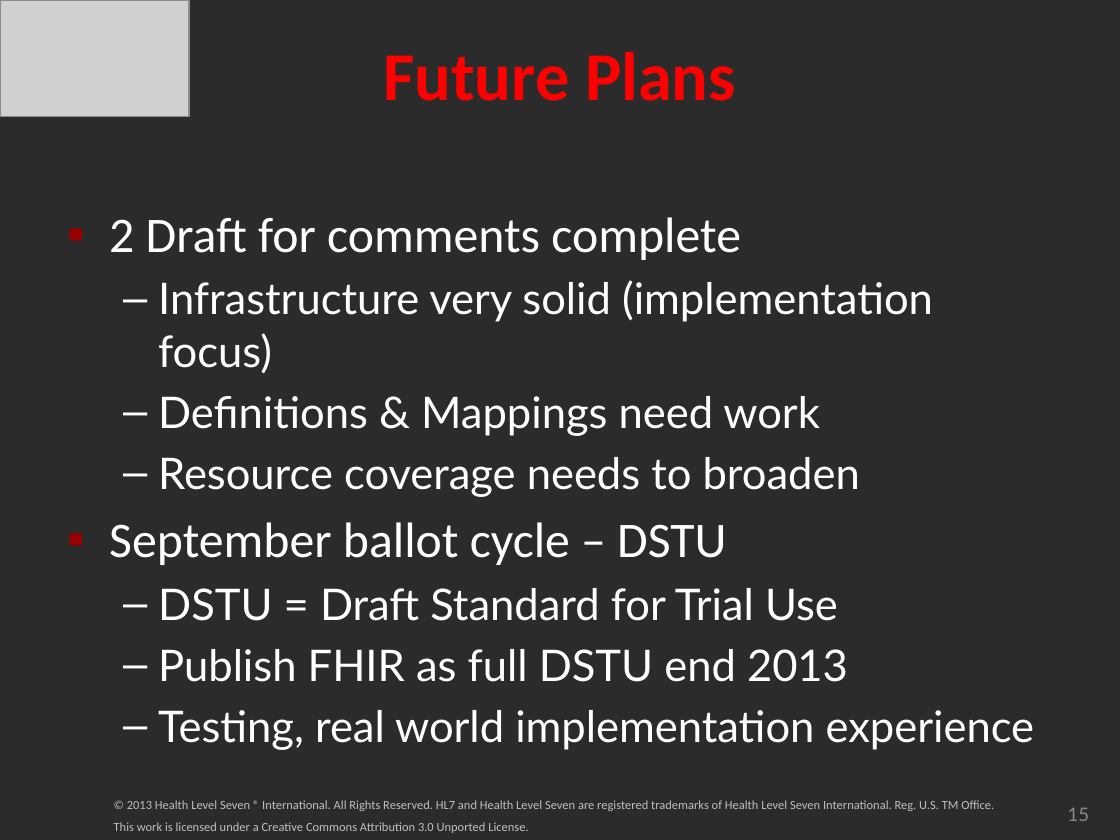
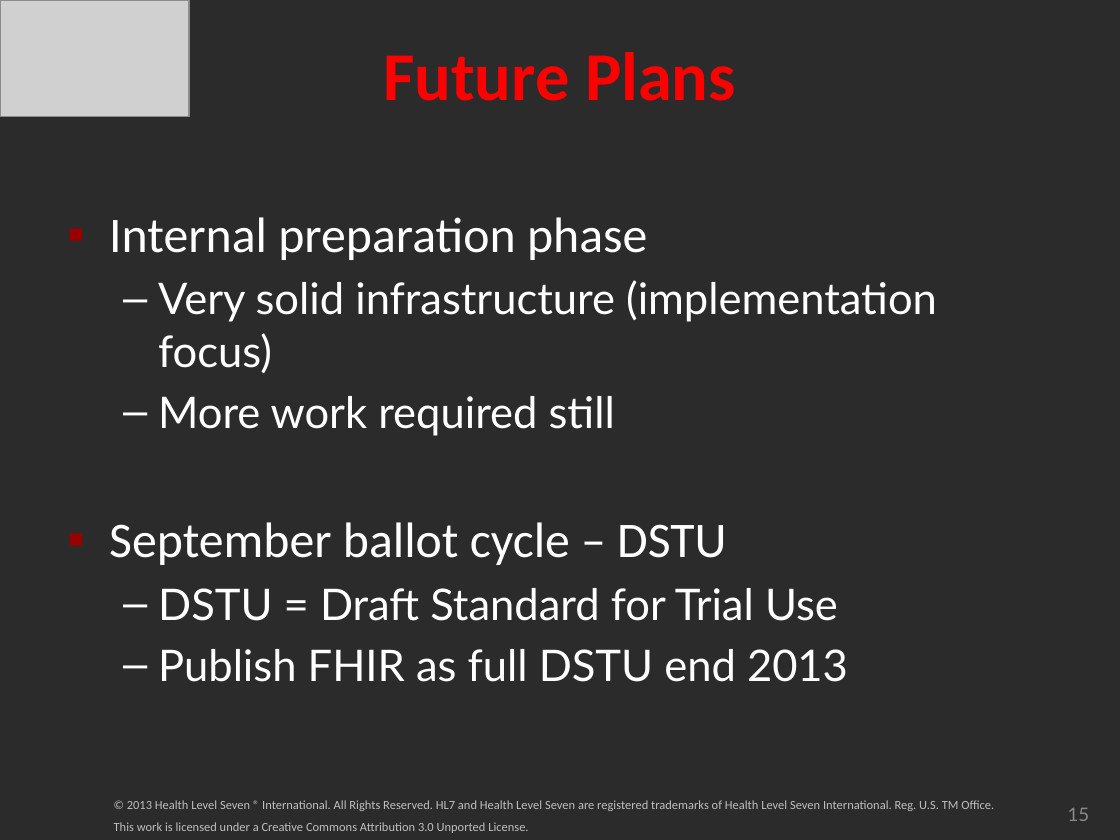
Before and after one commit to vista-novo/fhir, a slide deck: slide 15 of presentations/2013-03 HIMSS/FHIR HIMSS 2013.pptx. Drawn at 1120x840 pixels with LibreOffice and Linux fonts; fonts in the diff are those of the drawing; grey boxes stand for pictures; background and template pictures are left out; a plain dark background stands for a picture behind light text. Boxes give left, top, right and bottom in pixels: in the first picture for what was removed or moved away, otherwise in the second. Text is boxed around its words. In the diff, an @@ line names an element or a change of style, - is before the commit and + after.

```diff
--- a/presentations/2013-03 HIMSS/FHIR HIMSS 2013.pptx
+++ b/presentations/2013-03 HIMSS/FHIR HIMSS 2013.pptx
@@ text at (109, 217, 937, 436): text changed @@
-▪ 2 Draft for comments complete
-  – Infrastructure very solid (implementation focus)
-  – Definitions & Mappings need work
-  – Resource coverage needs to broaden
+▪ Internal preparation phase
+  – Very solid infrastructure (implementation focus)
+  – More work required still
@@ text at (158, 710, 1035, 750): paragraph removed @@
-  – Testing, real world implementation experience
```
Also in this commit, not shown: 2 other slides changed, 2 other files.
